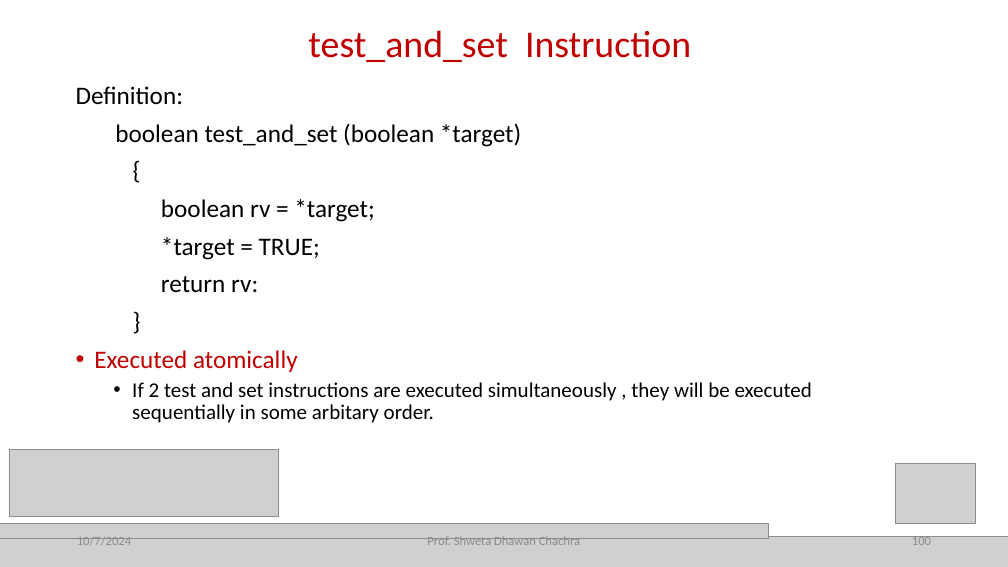
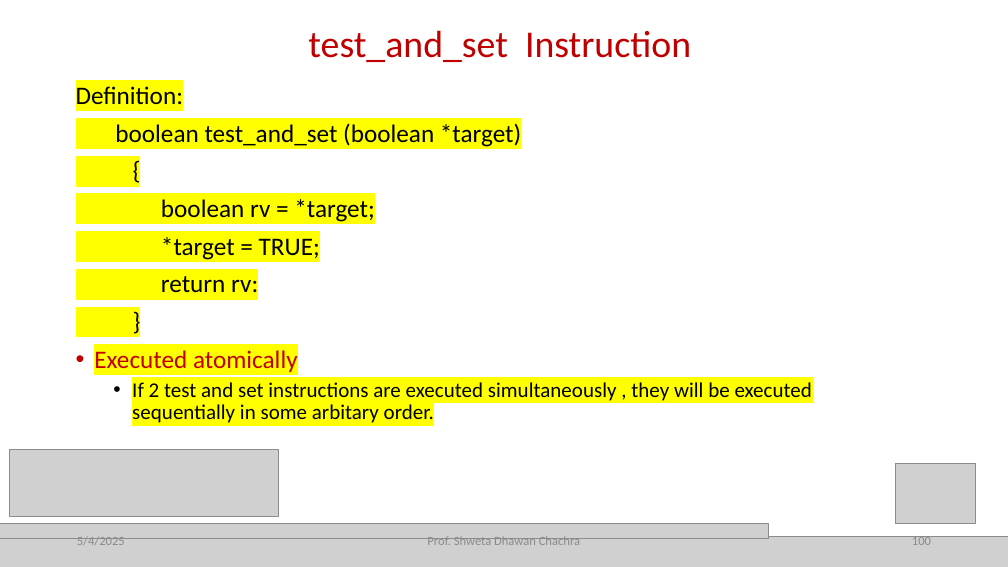
Before and after one commit to Om-Thanage/SY-NOTES, a slide deck: slide 100 of Sem 4/OS/SDC_3.2_3.3.pptx. Drawn at 1008x567 pixels with LibreOffice and Linux fonts; fonts in the diff are those of the drawing; grey boxes stand for pictures. Boxes give left, top, right and bottom in pixels: in the first picture for what was removed or moved away, otherwise in the second. Text is boxed around its words. In the diff, an @@ line names an element or a change of style, - is before the commit and + after.

```diff
--- a/Sem 4/OS/SDC_3.2_3.3.pptx
+++ b/Sem 4/OS/SDC_3.2_3.3.pptx
@@ text "Definition:" at [76,86,812,423]: highlight none to #FFFF00 @@
@@ text at [77,537,125,545]: text changed @@
-10/7/2024
+5/4/2025
```
Also in this commit, not shown: 239 other slides changed, 50 other files.
